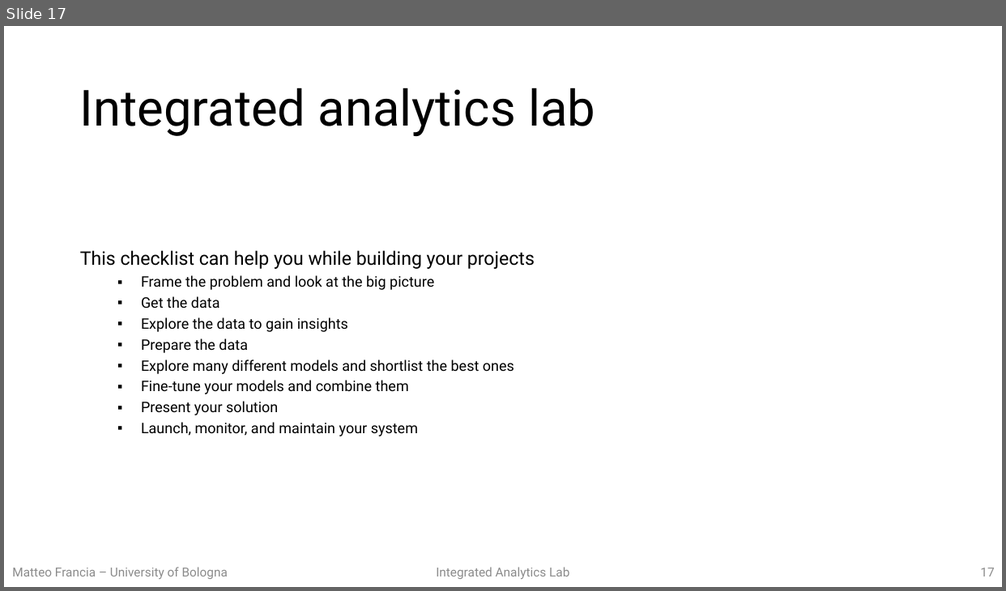
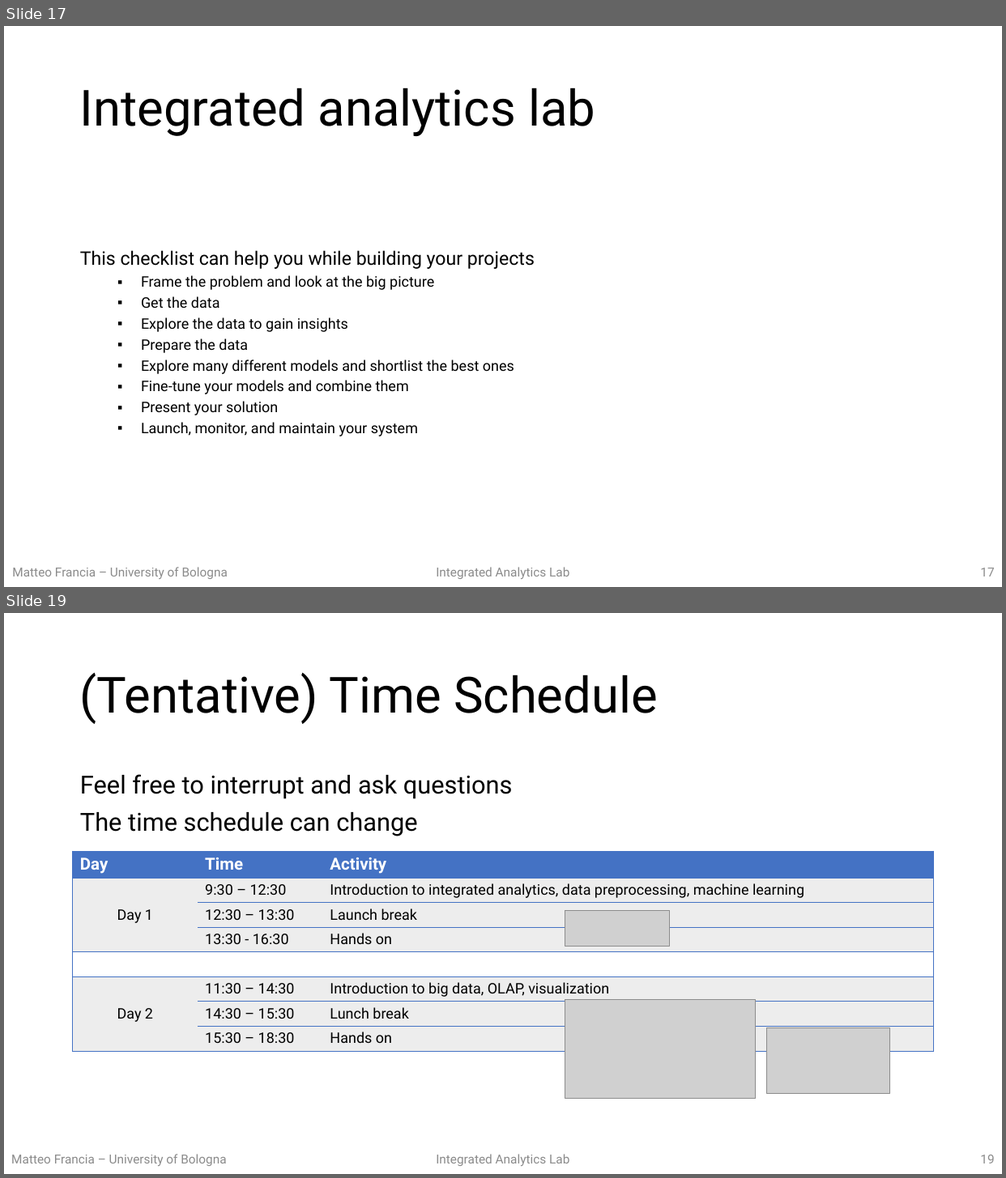
Before and after one commit to w4bo/teaching-handsondatapipelines, a slide deck: 00-slides.pptx. Shown one above the other, each under a label of ours: slide 17 before the commit, slides 17 and 19 after it; the slides between them are not shown. The pictures are 1006x591 and 1006x1178 pixels, drawn with LibreOffice and Linux fonts; fonts in the diff are those of the drawing; grey boxes stand for pictures. Boxes give left, top, right and bottom in pixels: in the first picture for what was removed or moved away, otherwise in the second. Text is boxed around its words. In the diff, an @@ line names an element or a change of style, - is before the commit and + after.

Commit message:
update intro

```diff
--- a/00-slides.pptx
+++ b/00-slides.pptx
@@ slide 19 added at (4,613,1002,1174), background #FFFFFF; not listed: 1 template element that a slide beside it also shows @@
@@ title added at (80,673,657,724), 48 pt, text #000000 @@
+(Tentative) Time Schedule
@@ text added at (80,774,513,837), 24 pt, text #000000 @@
+Feel free to interrupt and ask questions
+The time schedule can change
@@ table added at (73,851,934,1053), 8 rows, 3 columns @@
+Day | Time | Activity
+Day 1 | 9:30 – 12:30 | Introduction to integrated analytics, data preprocessing, machine learning
+ | 12:30 – 13:30 | Launch break
+ | 13:30 - 16:30 | Hands on
+ |  | 
+Day 2 | 11:30 – 14:30 | Introduction to big data, OLAP, visualization
+ | 14:30 – 15:30 | Lunch break
+ | 15:30 – 18:30 | Hands on
@@ picture added at (565,911,670,946) @@
@@ picture added at (565,1000,756,1099) @@
@@ picture added at (767,1029,889,1093) @@
@@ text added at (11,1154,226,1166), 12 pt, text #8C8C8C @@
+Matteo Francia – University of Bologna
@@ page number added at (980,1155,994,1164), 12 pt, text #8C8C8C @@
+19
```
Also in this commit, not shown: 8 slides changed, 1 other file.
